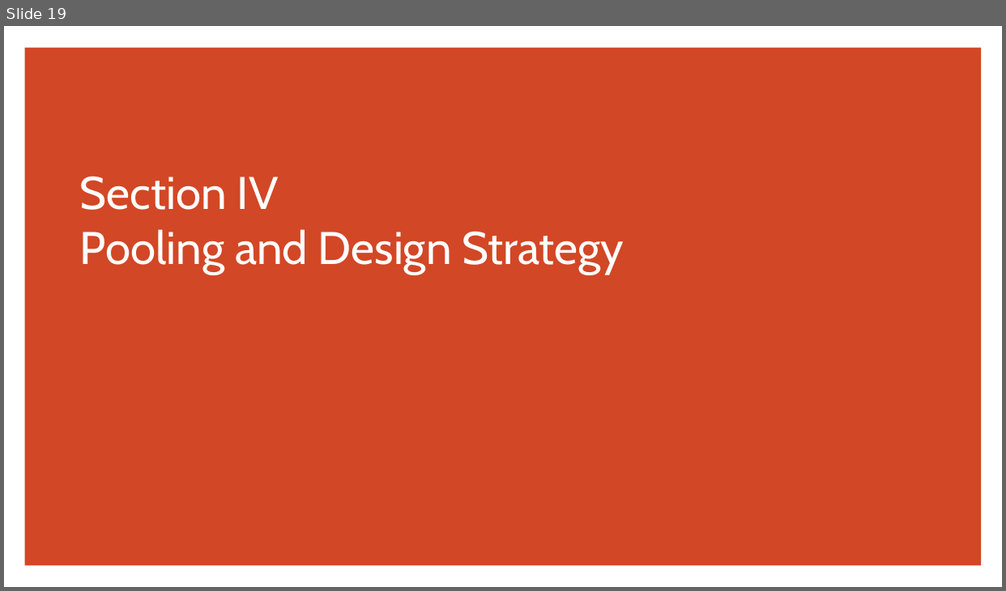
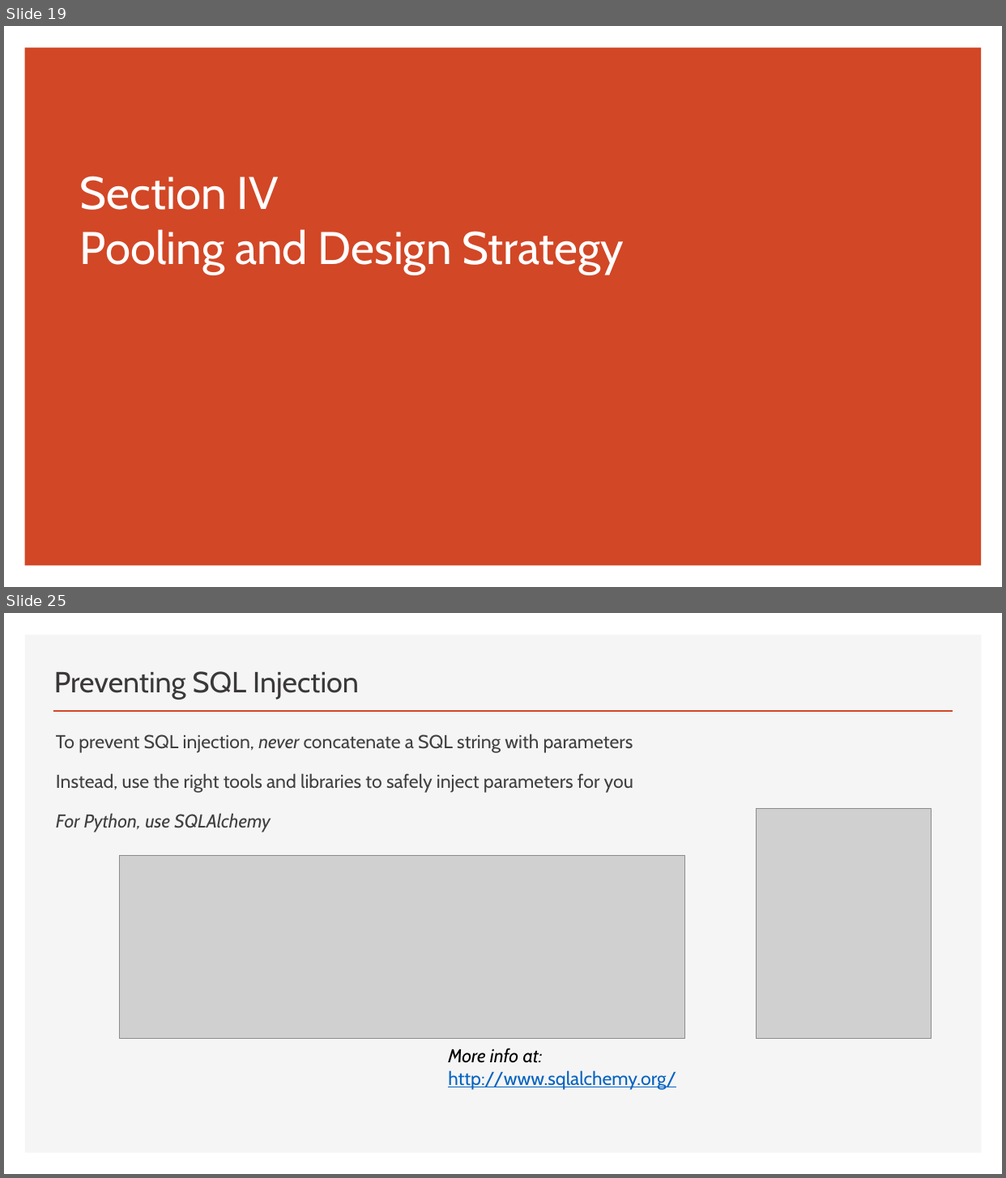
Before and after one commit to thomasnield/oreilly_programming_with_sql, a slide deck: oreilly_programming_with_sql.pptx. Shown one above the other, each under a label of ours: slide 19 before the commit, slides 19 and 25 after it; the slides between them are not shown. The pictures are 1006x591 and 1006x1178 pixels, drawn with LibreOffice and Linux fonts; fonts in the diff are those of the drawing; grey boxes stand for pictures. Boxes give left, top, right and bottom in pixels: in the first picture for what was removed or moved away, otherwise in the second. Text is boxed around its words. In the diff, an @@ line names an element or a change of style, - is before the commit and + after.

```diff
--- a/oreilly_programming_with_sql.pptx
+++ b/oreilly_programming_with_sql.pptx
@@ slide 25 added at [4, 613, 1002, 1174], background #FFFFFF @@
@@ rectangle added at [25, 635, 982, 1153], fill #F5F5F5 @@
@@ title added at [54, 671, 359, 699], 28 pt, text #3B3838 @@
+Preventing SQL Injection
@@ line added from (53, 711) to (953, 711), #D24726 2 pt @@
@@ text added at [56, 734, 633, 833], 18 pt, text #404040 @@
+To prevent SQL injection, never concatenate a SQL string with parameters
+Instead, use the right tools and libraries to safely inject parameters for you
+For Python, use SQLAlchemy
@@ picture added at [756, 809, 931, 1039] @@
@@ picture added at [119, 856, 684, 1039] @@
@@ text added at [448, 1048, 676, 1090], 18 pt, text #0563C1, underline @@
+More info at:
+http://www.sqlalchemy.org/
```
Also in this commit, not shown: 1 slide changed, 14 other slides added, 3 other files.
